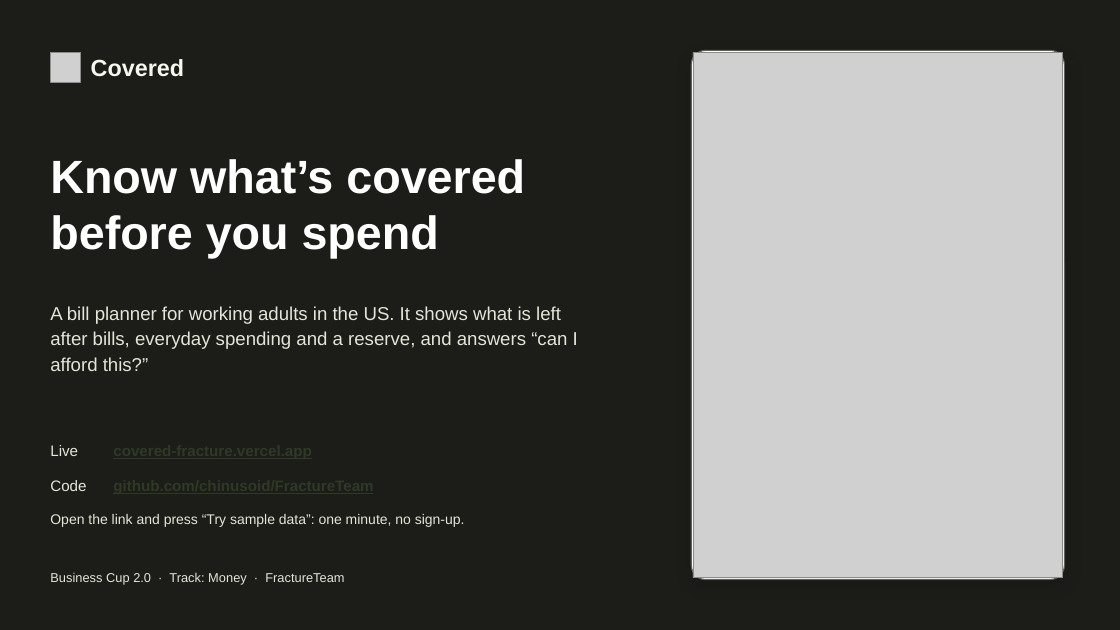
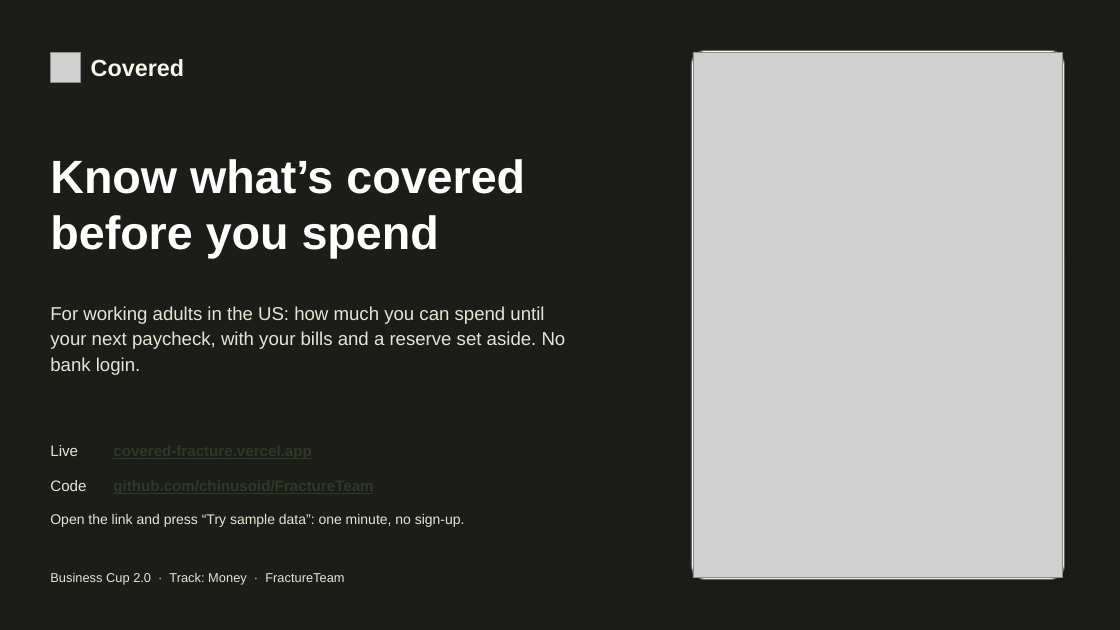
Before and after one commit to chinusoid/FractureTeam, a slide deck: slide 1 of pitch/covered-pitch.pptx. Drawn at 1120x630 pixels with LibreOffice and Linux fonts; fonts in the diff are those of the drawing; grey boxes stand for pictures. Boxes give left, top, right and bottom in pixels: in the first picture for what was removed or moved away, otherwise in the second. Text is boxed around its words. In the diff, an @@ line names an element or a change of style, - is before the commit and + after.

```diff
--- a/pitch/covered-pitch.pptx
+++ b/pitch/covered-pitch.pptx
@@ text at box(50, 306, 566, 375): text changed @@
-A bill planner for working adults in the US. It shows what is left after bills, everyday spending and a reserve, and answers “can I afford this?”
+For working adults in the US: how much you can spend until your next paycheck, with your bills and a reserve set aside. No bank login.
```
Also in this commit, not shown: 4 other slides changed, 1 slide added, 1 slide removed, 9 other files.
